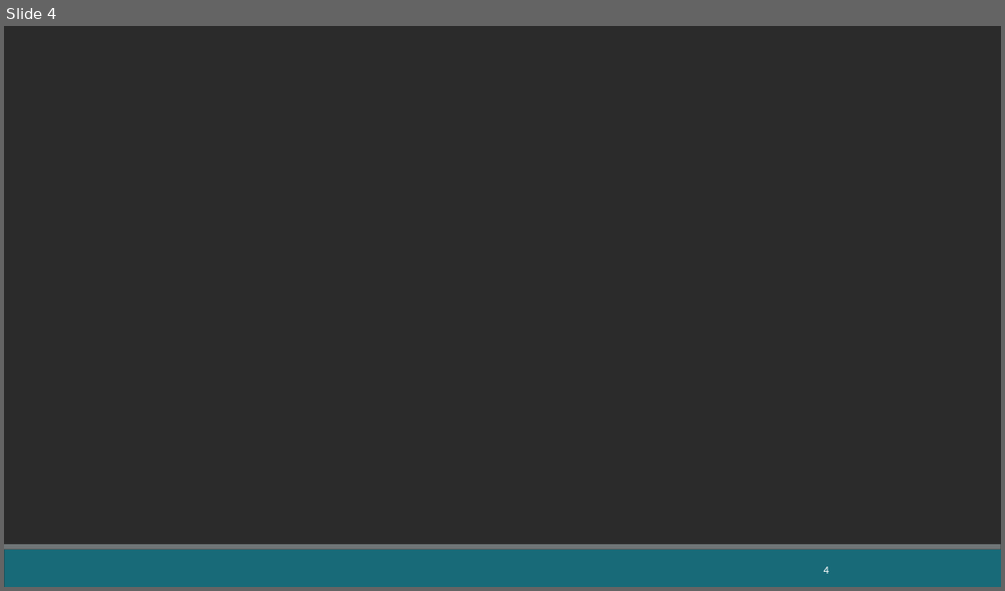
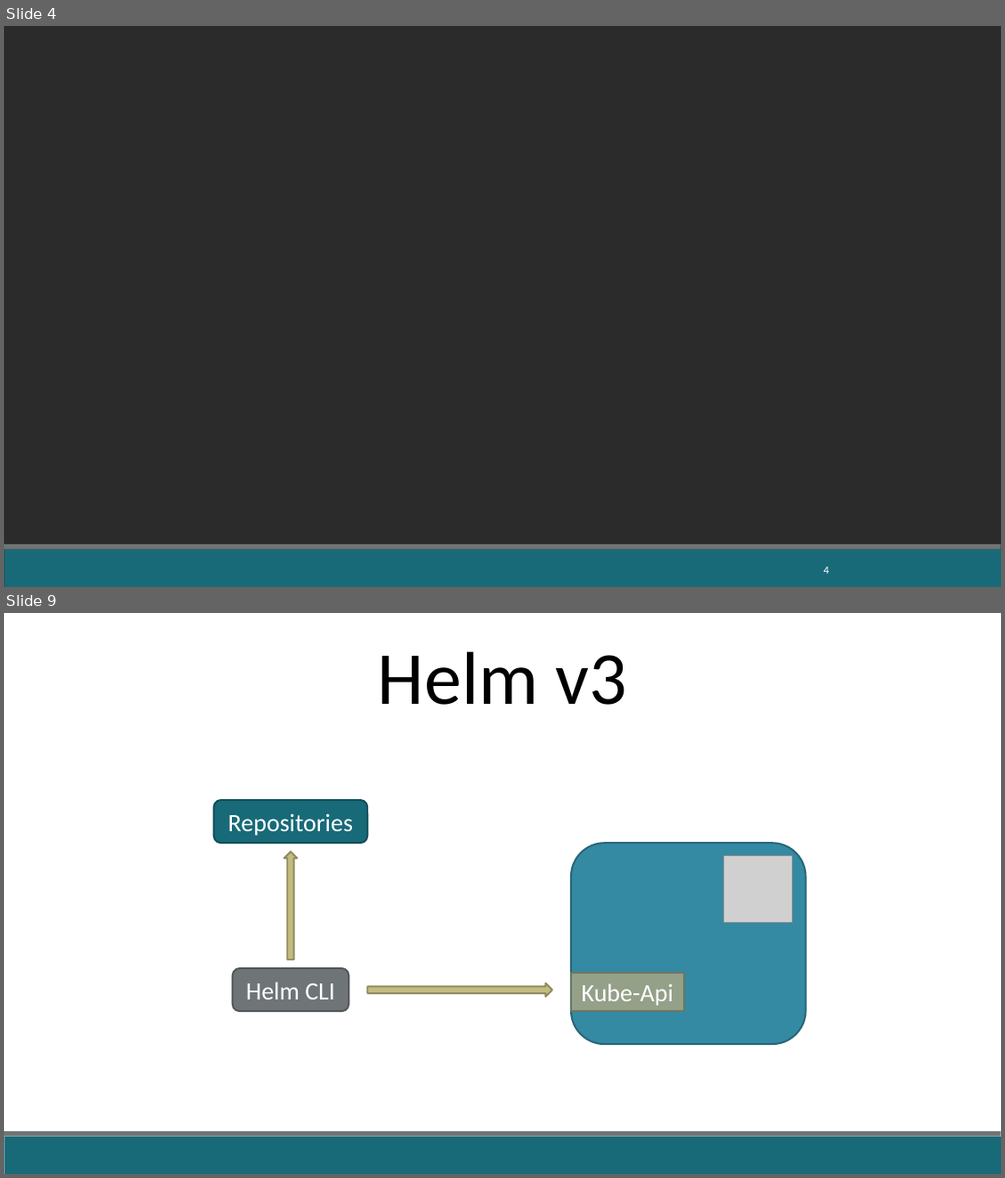
Before and after one commit to fabricioveronez/Apresentacao_Helm, a slide deck: docs/Helm.pptx. Shown one above the other, each under a label of ours: slide 4 before the commit, slides 4 and 9 after it; the slides between them are not shown. The pictures are 1005x591 and 1005x1178 pixels, drawn with LibreOffice and Linux fonts; fonts in the diff are those of the drawing; grey boxes stand for pictures; background and template pictures are left out; a plain dark background stands for a picture behind light text. Boxes give left, top, right and bottom in pixels: in the first picture for what was removed or moved away, otherwise in the second. Text is boxed around its words. In the diff, an @@ line names an element or a change of style, - is before the commit and + after.

```diff
--- a/docs/Helm.pptx
+++ b/docs/Helm.pptx
@@ slide 9 added at (x1=4, y1=613, x2=1001, y2=1174), background #FFFFFF; not listed: 2 template elements that a slide beside it also shows @@
@@ text added at (x1=378, y1=651, x2=626, y2=705), 54 pt, text #000000 @@
+Helm v3
@@ rounded rectangle added at (x1=213, y1=801, x2=367, y2=844), fill #186A78, outline #124E59 1.25 pt, 18 pt, text #FFFFFF @@
+Repositories
@@ right arrow added at (x1=283, y1=852, x2=297, y2=959), fill #C2BC80, outline #908B5F 1.25 pt @@
@@ rounded rectangle added at (x1=571, y1=844, x2=805, y2=1045), fill #3489A3, outline #266579 1.25 pt @@
@@ picture added at (x1=724, y1=855, x2=793, y2=922) @@
@@ rounded rectangle added at (x1=232, y1=968, x2=349, y2=1011), fill #6F7577, outline #525758 1.25 pt, 18 pt, text #FFFFFF @@
+Helm CLI
@@ right arrow added at (x1=368, y1=983, x2=552, y2=997), fill #C2BC80, outline #908B5F 1.25 pt @@
@@ rectangle added at (x1=571, y1=973, x2=684, y2=1011), fill #94A088, outline #6D7665 1.25 pt, 18 pt, text #FFFFFF @@
+Kube-Api
```
Also in this commit, not shown: 1 slide changed, 6 other slides added, 1 slide removed, 20 other files.
